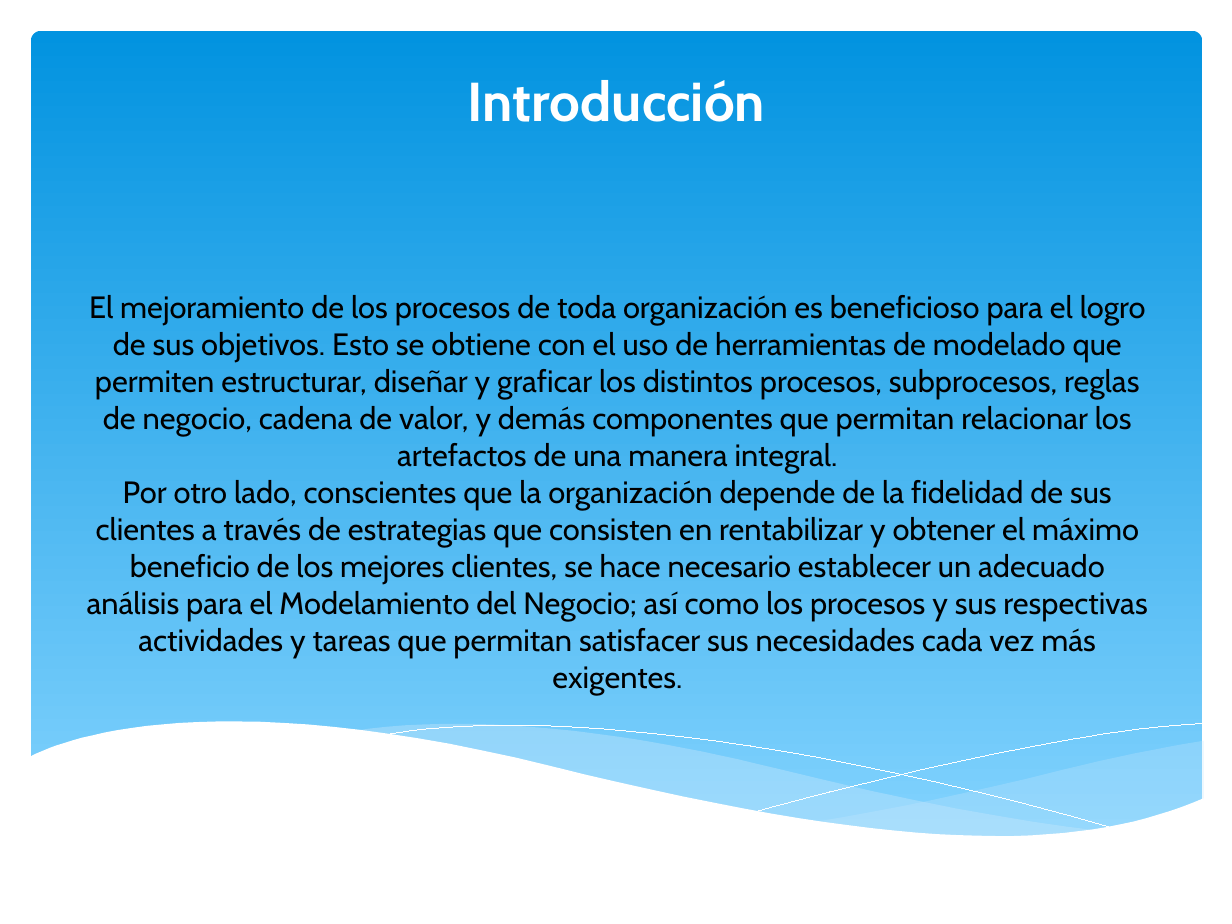
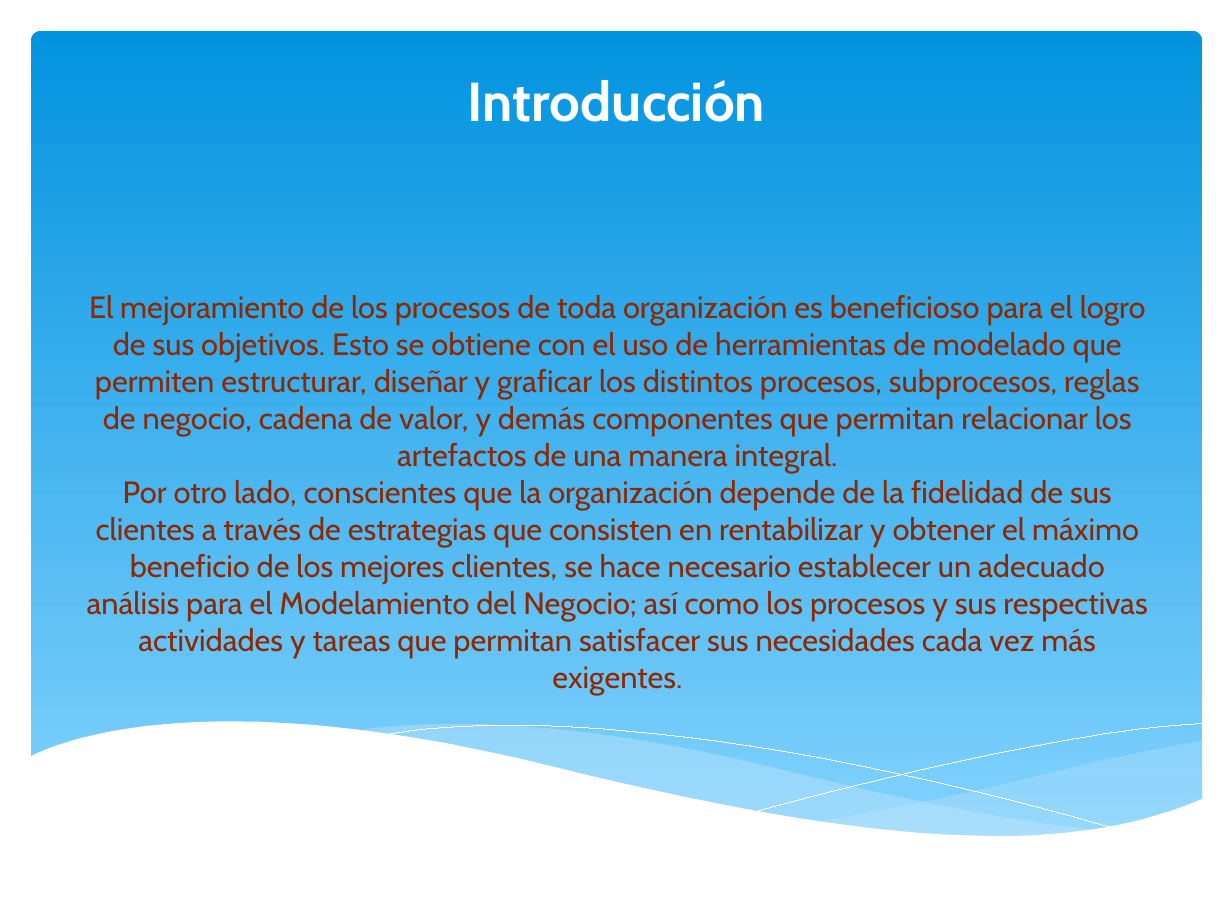
Before and after one commit to orlysemperfi/tp2-contratos-clientes, a slide deck: slide 2 of ITERACION 3/SUB ITERACION 4/PPT SUB-ITERACION 4 v1.0.pptx. Drawn at 1232x924 pixels with LibreOffice and Linux fonts; fonts in the diff are those of the drawing. Boxes give left, top, right and bottom in pixels: in the first picture for what was removed or moved away, otherwise in the second. Text is boxed around its words. In the diff, an @@ line names an element or a change of style, - is before the commit and + after.

```diff
--- a/ITERACION 3/SUB ITERACION 4/PPT SUB-ITERACION 4 v1.0.pptx
+++ b/ITERACION 3/SUB ITERACION 4/PPT SUB-ITERACION 4 v1.0.pptx
@@ text "El mejoramiento de los procesos ..." at [87, 295, 1147, 694]: text colour #000000 to #8C2902 @@
```
Also in this commit, not shown: 4 other slides changed.
